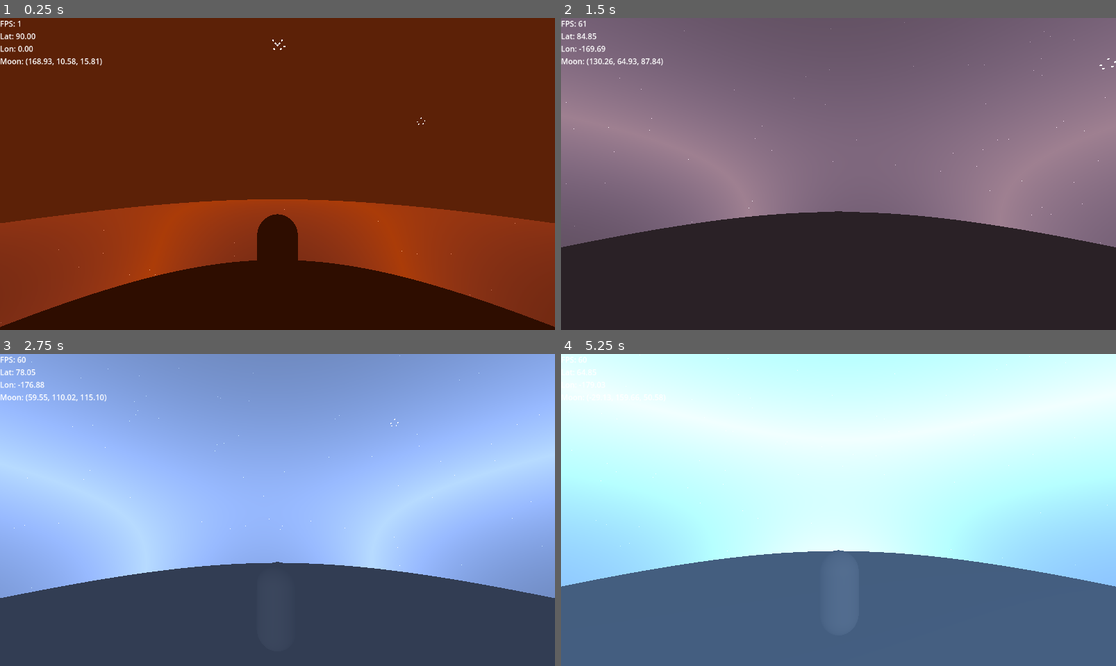
Above: before the commit, frames 1-4 (two rows, left to right).
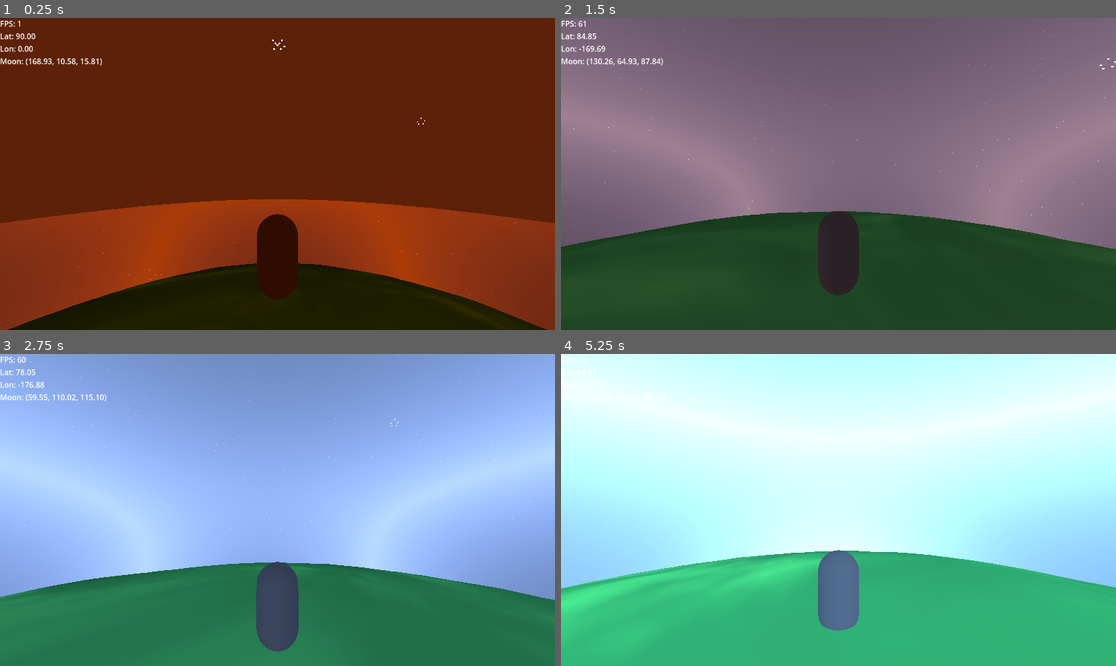
Above: after the commit, the same moments.

Repository: valfrom/LittlePlanet
Game: Godot game, scene res://world.tscn
Two runs of this game, one before a commit and one after it. Both use one fixed random seed, a clock stepped at 60 frames per second and the inputs below.
Inputs (mouse positions are in pixels of both pictures, inside the frame that each line leads up to):
- Up to frame 1 (0.25 s): no input
- Up to frame 2 (1.5 s): move the mouse to (866, 174) at 0.52 s; hold W (move_forward) from 0.53 s (still down); tap Space (jump) at 0.77 s; move the mouse to (810, 174) at 1.27 s
- Up to frame 3 (2.75 s): keep holding W (move_forward); tap Space (jump) at 1.52 s; move the mouse to (288, 503) at 2.02 s
- Up to frame 4 (5.25 s): keep holding W (move_forward); move the mouse to (832, 516) at 2.77 s; tap Space (jump) at 3.02, 3.77, 4.52 s; move the mouse to (877, 513) at 3.52 s; move the mouse to (794, 506) at 4.27 s; move the mouse to (844, 510) at 5.02 s

The runs differ from the first frame. In frame 1, 1.8% of the frame differs, in the area x 0-100%, y 77-100%; in frame 2, 32%, in the area x 0-100%, y 61-100%; in frame 3, 27%; in frame 4, 31%.

Commit message:
Define fbm before use

Diff:
--- a/CurvedPlanetGrid.gdshader
+++ b/CurvedPlanetGrid.gdshader
@@ -37,6 +37,22 @@
     return mix(mix(a, b, u.x), mix(c, d, u.x), u.y);
 }
 
+float fbm(vec2 p)
+{
+    float total = 0.0;
+    float amplitude = 0.5;
+    float frequency = 1.0;
+
+    for (int i = 0; i < 3; i++)
+    {
+        total += noise(p * frequency) * amplitude;
+        frequency *= 2.13;
+        amplitude *= 0.5;
+    }
+
+    return total;
+}
+
 void vertex()
 {
     vec3 pos = VERTEX;
@@ -57,22 +73,6 @@
 
     VERTEX = pos;
     world_pos = VERTEX;
-}
-
-float fbm(vec2 p)
-{
-    float total = 0.0;
-    float amplitude = 0.5;
-    float frequency = 1.0;
-
-    for (int i = 0; i < 3; i++)
-    {
-        total += noise(p * frequency) * amplitude;
-        frequency *= 2.13;
-        amplitude *= 0.5;
-    }
-
-    return total;
 }
 
 void fragment()
